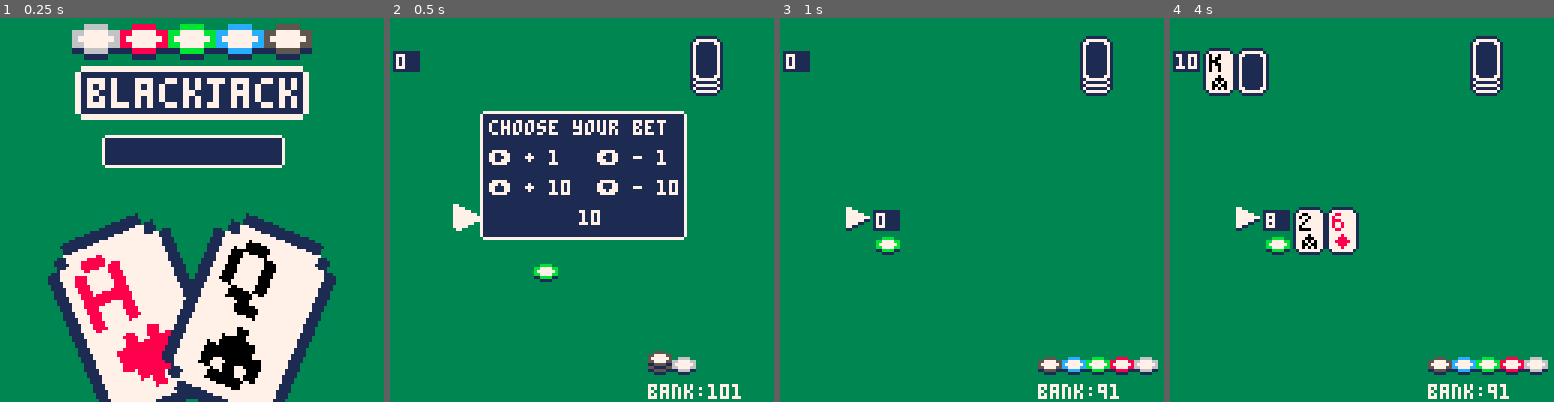
Above: before the commit, frames 1-4 (left to right).
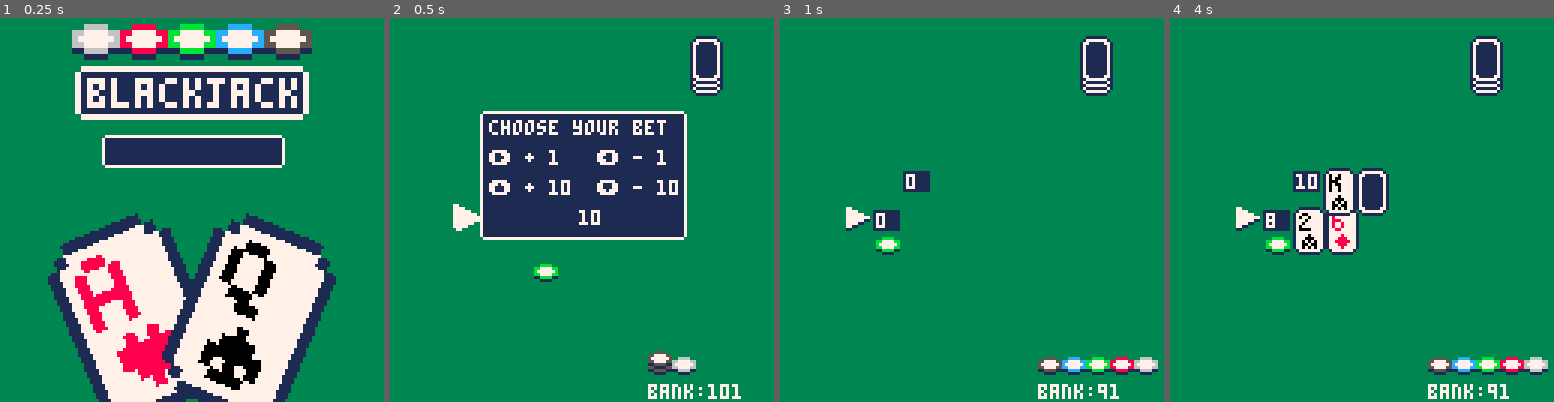
Above: after the commit, the same moments.

Repository: UA-koval/blackjack-pico-8
Game: PICO-8 cartridge blackjack.p8
The game is run twice, just before and just after one commit, with the same random seed, the same clock (stepped at 60 frames per second) and the same inputs.
Inputs:
- Up to frame 1 (0.25 s): no input
- Up to frame 2 (0.5 s): tap X (X key) at 0.33 s
- Up to frame 3 (1 s): tap O (Z key) at 0.7 s
- Up to frame 4 (4 s): tap X (X key) at 1.07, 1.85, 2.97 s; hold Right 1.6-2.1 s; tap O (Z key) every 0.4 s from 1.7 to 3.7 s; hold Up 2.15-2.42 s; hold Right 2.47-3.03 s; hold Left 3.08-3.58 s; hold Down 3.63-3.97 s

Frame 1 is identical in both runs. In frame 2, 0.4% of the frame differs, in the area x 0-8%, y 8-15%; in frame 3, 0.8%; in frame 4, 4.7%, in the area x 0-58%, y 7-52%.

Commit message:
Dixed dealer's hand not drawing cards on the dealer coords

Diff:
--- a/blackjack.p8
+++ b/blackjack.p8
@@ -33,7 +33,7 @@
 item=0 item_lim=4
 
 -- objects coords
-dealerx=10 dealery=10
+dealerx=50 dealery=50
 handx=30   handy=47
 deckx=100  decky=10
 betx=64    bety =100
@@ -127,7 +127,7 @@
  end
 
 	for k,v in pairs(dealer) do
-	 draw_card(0+k*11,10,v[1],v[2])
+	 draw_card((dealerx-10)+k*11,dealery,v[1],v[2])
 	end
 end
 
